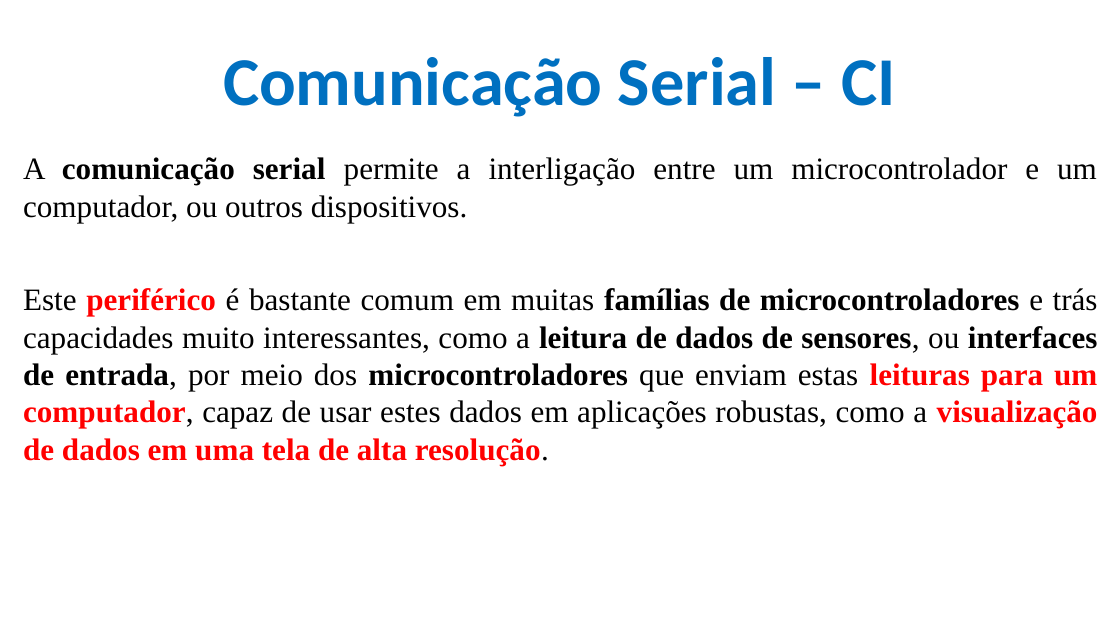
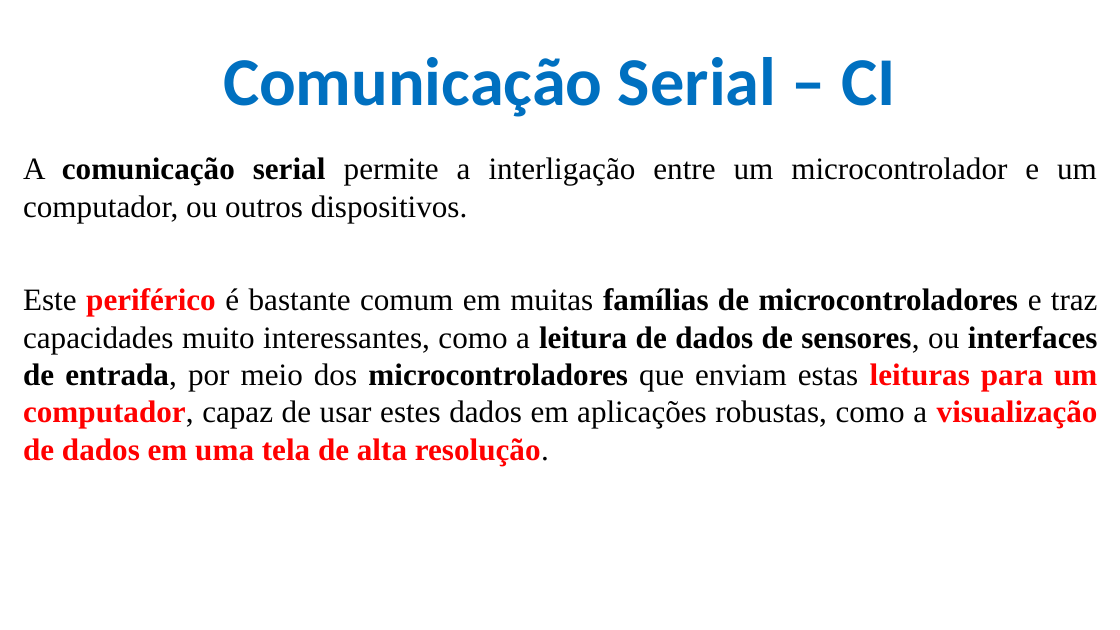
Before and after one commit to CloudEducationBrazil/WydenArea1ProgramacaoMicrocontroladores, a slide deck: slide 23 of 01 Classes/Aula 05 - Programação Microcontroladores - Periféricos Integrados - Portas e Conversores.pptx. Drawn at 1120x630 pixels with LibreOffice and Linux fonts; fonts in the diff are those of the drawing; background and template pictures are left out. Boxes give left, top, right and bottom in pixels: in the first picture for what was removed or moved away, otherwise in the second. Text is boxed around its words. In the diff, an @@ line names an element or a change of style, - is before the commit and + after.

Commit message:
Microcont. ajustes 16/09/2024 2024.2

```diff
--- a/01 Classes/Aula 05 - Programação Microcontroladores - Periféricos Integrados - Portas e Conversores.pptx
+++ b/01 Classes/Aula 05 - Programação Microcontroladores - Periféricos Integrados - Portas e Conversores.pptx
@@ text at (x1=23, y1=288, x2=1098, y2=465): text changed @@
-Este periférico é bastante comum em muitas famílias de microcontroladores e trás capacidades muito interessantes, como a leitura de dados de sensores, ou interfaces de entrada, por meio dos microcontroladores que enviam estas leituras para um computador, capaz de usar estes dados em aplicações robustas, como a visualização de dados em uma tela de alta resolução.
+Este periférico é bastante comum em muitas famílias de microcontroladores e traz capacidades muito interessantes, como a leitura de dados de sensores, ou interfaces de entrada, por meio dos microcontroladores que enviam estas leituras para um computador, capaz de usar estes dados em aplicações robustas, como a visualização de dados em uma tela de alta resolução.
```
Also in this commit, not shown: 1 other slide changed.
